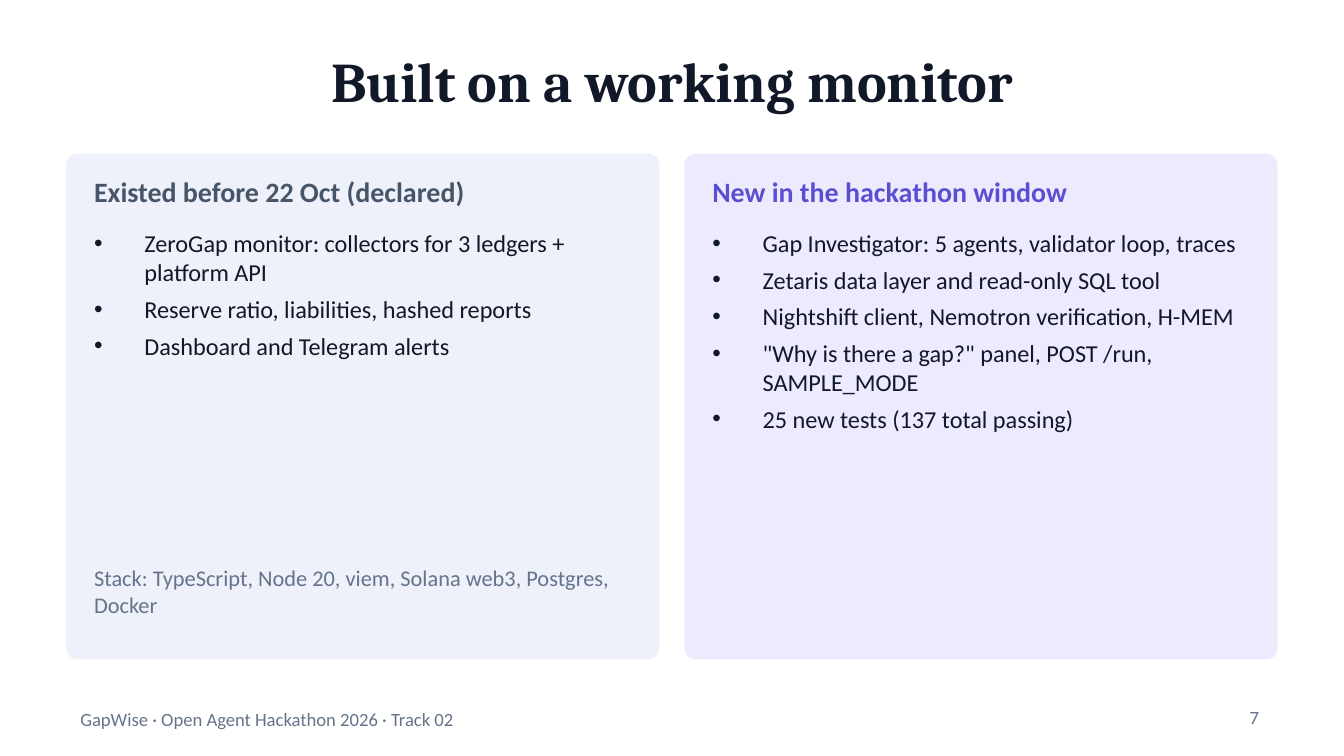
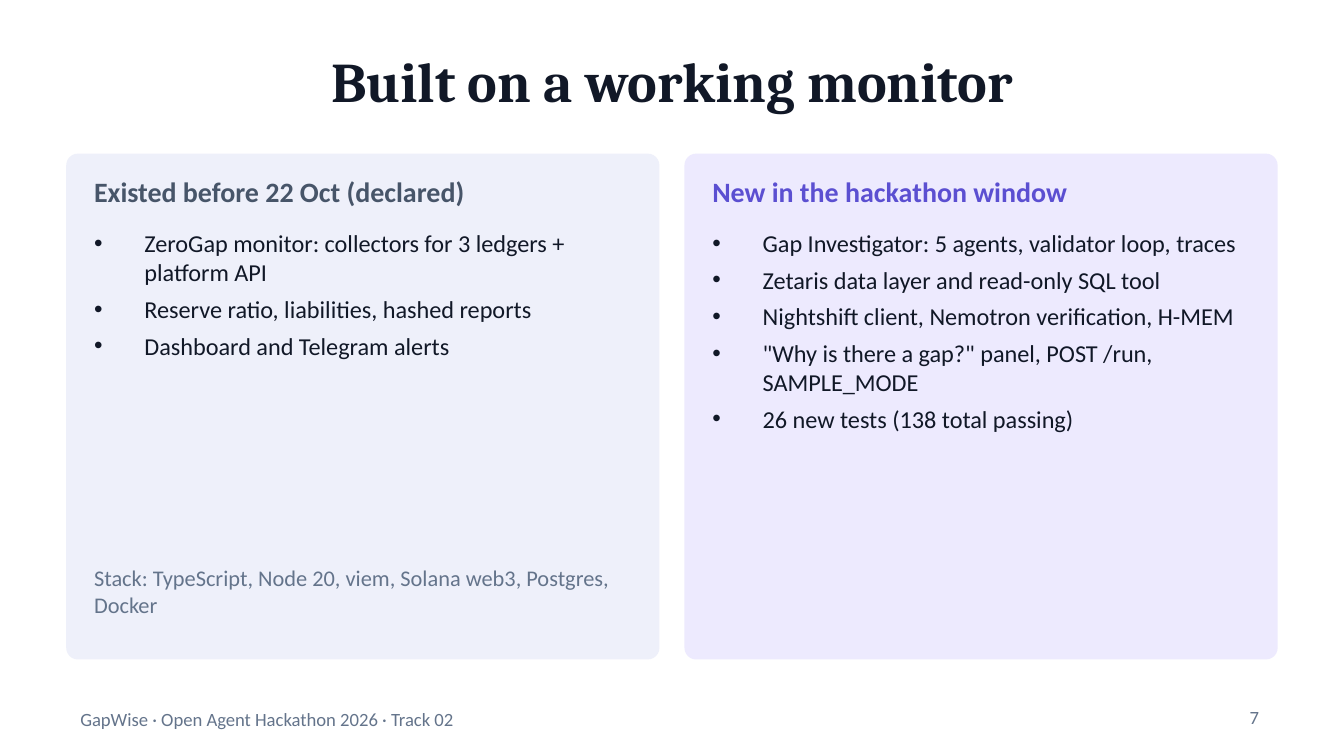
Before and after one commit to Lakshmikanth-3/GapWise, a slide deck: slide 7 of submission/GapWise.pptx. Drawn at 1344x756 pixels with LibreOffice and Linux fonts; fonts in the diff are those of the drawing. Boxes give left, top, right and bottom in pixels: in the first picture for what was removed or moved away, otherwise in the second. Text is boxed around its words. In the diff, an @@ line names an element or a change of style, - is before the commit and + after.

```diff
--- a/submission/GapWise.pptx
+++ b/submission/GapWise.pptx
@@ text at box(763, 410, 1073, 432): text changed @@
-• 25 new tests (137 total passing)
+• 26 new tests (138 total passing)
```
Also in this commit, not shown: 1 other slide changed.
